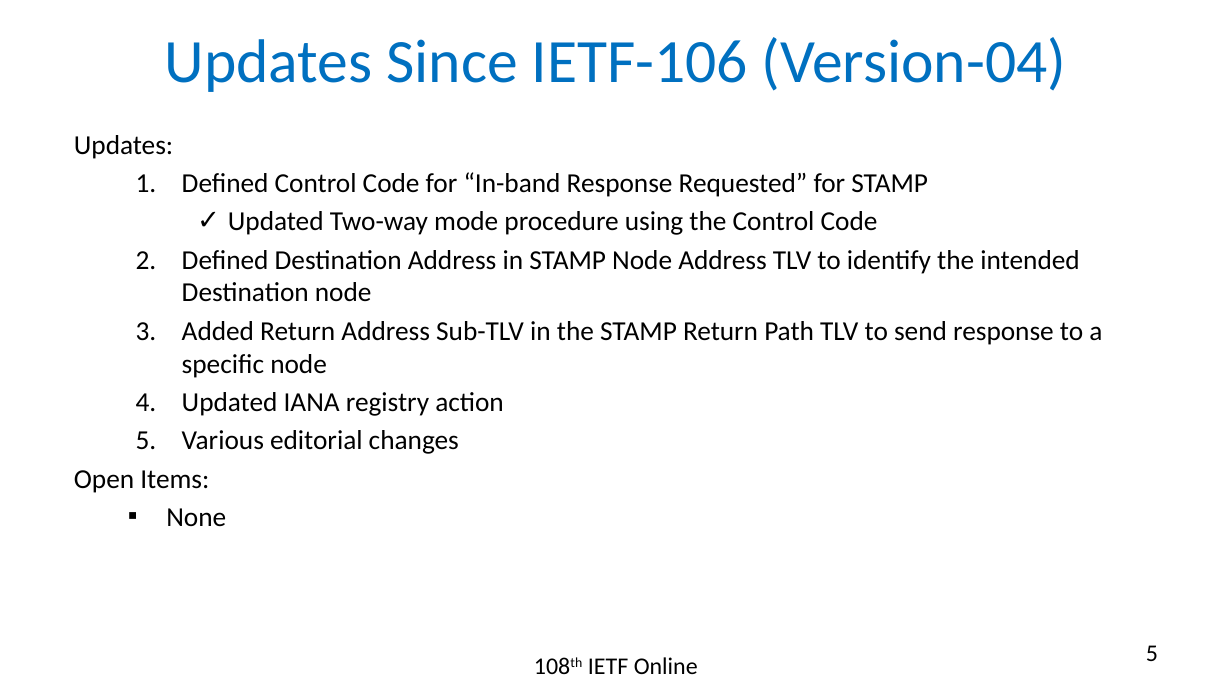
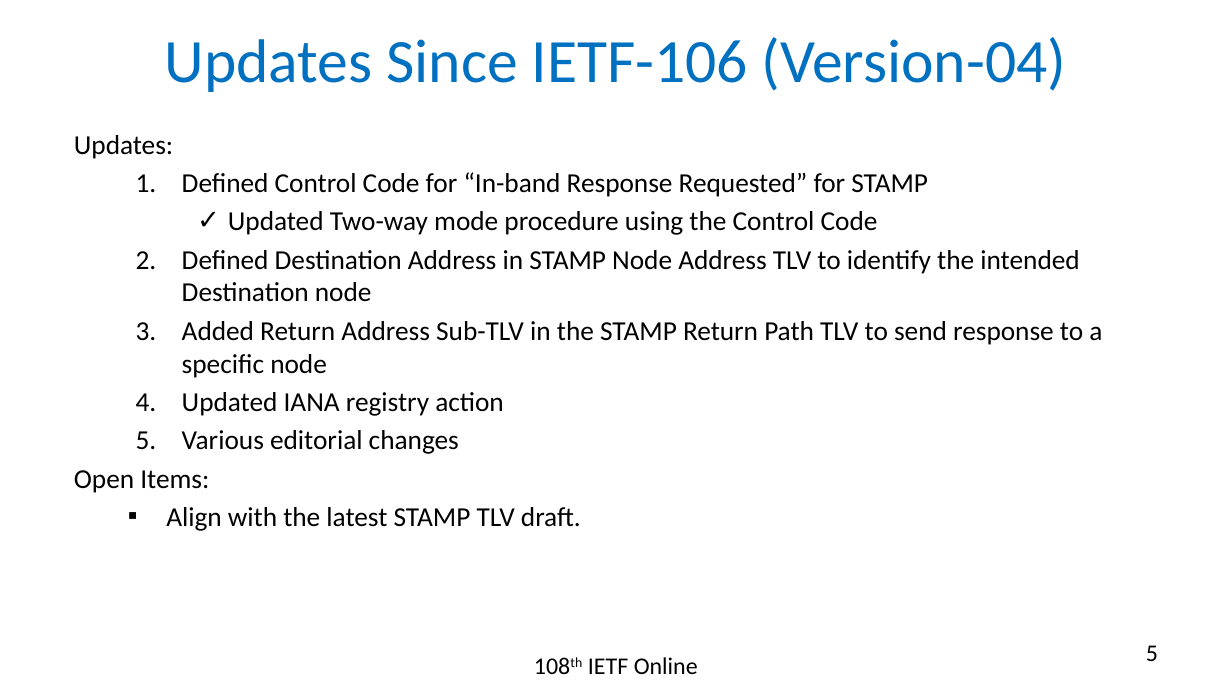
Before and after one commit to rakgandhi/ietf-slides, a slide deck: slide 5 of draft-gandhi-spring-stamp-srpm-01.pptx. Drawn at 1232x693 pixels with LibreOffice and Linux fonts; fonts in the diff are those of the drawing. Boxes give left, top, right and bottom in pixels: in the first picture for what was removed or moved away, otherwise in the second. Text is boxed around its words. In the diff, an @@ line names an element or a change of style, - is before the commit and + after.

```diff
--- a/draft-gandhi-spring-stamp-srpm-01.pptx
+++ b/draft-gandhi-spring-stamp-srpm-01.pptx
@@ text at (166, 507, 581, 531): text changed @@
-    ▪ None
+    ▪ Align with the latest STAMP TLV draft.
```
Also in this commit, not shown: 5 other slides changed, 3 other files.
